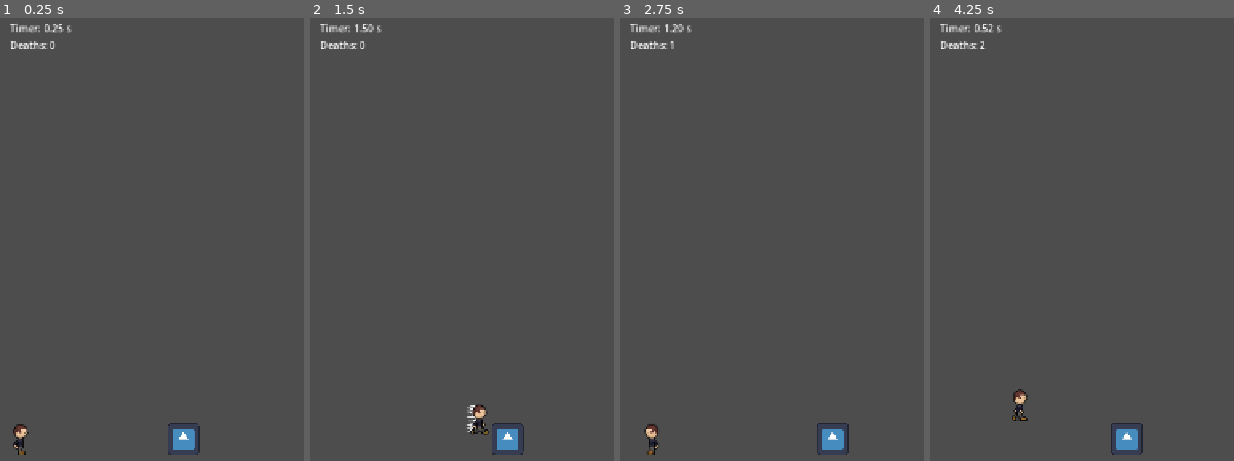
Above: before the commit, frames 1-4 (left to right).
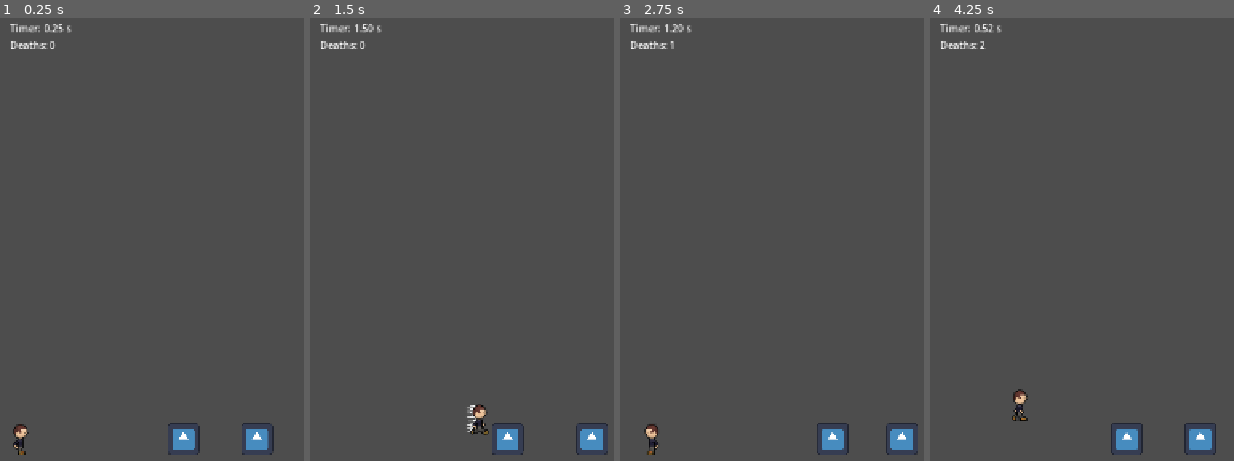
Above: after the commit, the same moments.

Repository: Maxington20/celeste-clone
Game: Godot game, scene res://scenes/levels/level_01.tscn
The game is run twice, just before and just after one commit, with the same random seed, the same clock (stepped at 60 frames per second) and the same inputs. The project has no main scene, so this scene is started directly. The engine's default icon, where the game draws it, is replaced by a stand-in: a white triangle on a blue panel in a dark square.
Inputs:
- Up to frame 1 (0.25 s): no input
- Up to frame 2 (1.5 s): hold D (move_right) from 0.53 s (still down); tap Shift (dash) at 0.6, 1.35 s; tap Space (jump) at 0.77 s
- Up to frame 3 (2.75 s): tap Space (jump) at 1.52 s; release D (move_right) at 2.03 s; hold A (move_left) from 2.03 s (still down); tap Shift (dash) at 2.1 s
- Up to frame 4 (4.25 s): release A (move_left) at 2.78 s; hold D (move_right) from 2.78 s (still down); tap Shift (dash) at 2.85, 3.6 s; tap Space (jump) at 3.02, 3.77 s

The runs differ from the first frame. In frame 1, 0.4% of the frame differs, in the area x 79-91%, y 91-99%; in frame 2, 0.4%; in frame 3, 0.4%; in frame 4, 0.5%, in the area x 83-95%, y 91-99%.

Commit message:
enemy replays happening as expected.

Diff:
--- a/project.godot
+++ b/project.godot
@@ -29,6 +29,10 @@
 [dotnet]
 
 project/assembly_name="celeste-clone"
+
+[global_group]
+
+replayable_enemies=""
 
 [input]
 
@@ -65,6 +69,7 @@
 
 2d_physics/layer_1="Player"
 2d_physics/layer_2="Enemy"
+2d_physics/layer_3="Level"
 
 [physics]
 
--- a/scenes/enemies/walker.gd
+++ b/scenes/enemies/walker.gd
@@ -3,6 +3,7 @@
 @export var move_speed := 100.0
 @export var travel_distance := 100.0
 @export var bounce_velocity := -800
+@export var replay_id: int
 
 var direction := 1.0
 var start_position: Vector2
@@ -39,4 +40,5 @@
 
 
 func _on_damage_area_body_entered(body: Node2D) -> void:
-	body.die()
+	if body.has_method("die"):
+		body.die()
--- a/scenes/enemies/walker.tscn
+++ b/scenes/enemies/walker.tscn
@@ -12,8 +12,9 @@
 [sub_resource type="RectangleShape2D" id="RectangleShape2D_mp7tn"]
 size = Vector2(66, 47)
 
-[node name="Walker" type="CharacterBody2D" unique_id=2042954429]
+[node name="Walker" type="CharacterBody2D" unique_id=2042954429 groups=["replayable_enemies"]]
 collision_layer = 2
+collision_mask = 4
 script = ExtResource("1_2jm2j")
 
 [node name="Visuals" type="Node2D" parent="." unique_id=1392326260]
@@ -28,12 +29,14 @@
 shape = SubResource("RectangleShape2D_jvmx5")
 
 [node name="StompArea" type="Area2D" parent="." unique_id=310634744]
+collision_layer = 2
 
 [node name="CollisionShape2D" type="CollisionShape2D" parent="StompArea" unique_id=1311437929]
 position = Vector2(0, -29.5)
 shape = SubResource("RectangleShape2D_ljn2g")
 
 [node name="DamageArea" type="Area2D" parent="." unique_id=196719948]
+collision_layer = 2
 
 [node name="CollisionShape2D" type="CollisionShape2D" parent="DamageArea" unique_id=1734203169]
 position = Vector2(0, -2.5)
--- a/scenes/levels/level.gd
+++ b/scenes/levels/level.gd
@@ -1,6 +1,7 @@
 extends Node2D
 
 const GHOST_REPLAY_SCENE := preload("res://scenes/replays/ghost_replay.tscn")
+const ENEMY_REPLAY_SCENE := preload("res://scenes/replays/enemy_ghost.tscn")
 
 @export var level_id: int = 0
 
@@ -12,10 +13,15 @@
 
 var replay_elapsed_time := 0.0
 var is_replay_active := false
+var replayable_enemies: Array[Node] = []
 
 
 func _ready() -> void:
 
+	# get the replay enemies group
+	replayable_enemies = get_tree().get_nodes_in_group("replayable_enemies")
+
+	# get the camera limits based on the level's camera bounds
 	camera.limit_left = int(camera_bounds.position.x)
 	camera.limit_right = int(camera_bounds.position.x + camera_bounds.size.x)
 	camera.limit_top = int(camera_bounds.position.y)
@@ -35,6 +41,11 @@
 
 	if RunHistory.is_run_active:
 		RunHistory.record_frame(player.global_position, player.animated_sprite.animation)
+
+		for enemy in replayable_enemies:
+			if is_instance_valid(enemy):
+				RunHistory.record_enemey_frame(enemy.replay_id, enemy.global_position, &"")
+
 		death_count_label.text =  "Deaths: " + str(RunHistory.level_death_count)
 
 	if is_replay_active:
@@ -51,6 +62,15 @@
 
 
 func _on_end_level_door_exit_to_next_level(body: Node2D) -> void:
+
+	for enemy_id in RunHistory.current_enemy_runs:
+		print(
+			"Enemy ", enemy_id,
+			": ",
+			RunHistory.current_enemy_runs[enemy_id].size(),
+			" frames"
+		)
+
 	GameProgress.submit_level_result(level_id, RunHistory.run_elapsed_time,RunHistory.level_death_count, RunHistory.current_run)
 	RunHistory.complete_run()
 
@@ -58,6 +78,8 @@
 	var level_record = GameProgress.get_level_record(level_id)
 
 	player.visible = false
+
+	hide_replayable_enemies()
 
 	replay_elapsed_time = 0.0
 	is_replay_active = true
@@ -69,16 +91,32 @@
 	for run in RunHistory.failed_runs:
 		var ghost = GHOST_REPLAY_SCENE.instantiate()
 		$Ghosts.add_child(ghost)
-		ghost.setup(run)
+		ghost.setup(run.player_frames)
+
+		for enemy_id in run.enemy_frames:
+			var enemy_ghost = ENEMY_REPLAY_SCENE.instantiate()
+			$Ghosts.add_child(enemy_ghost)
+			enemy_ghost.setup(run.enemy_frames[enemy_id])
 
 
-	if !RunHistory.successful_run.is_empty():
+	if RunHistory.successful_run:
 		var ghost = GHOST_REPLAY_SCENE.instantiate()
 		$Ghosts.add_child(ghost)
-		ghost.setup(RunHistory.successful_run, true)
+		ghost.setup(RunHistory.successful_run.player_frames, true)
 		ghost.replay_finished.connect(_on_successful_replay_finished)
 		camera.set_target(ghost)
 
+		for enemy_id in RunHistory.successful_run.enemy_frames:
+			var enemy_ghost = ENEMY_REPLAY_SCENE.instantiate()
+			$Ghosts.add_child(enemy_ghost)
+			enemy_ghost.setup(RunHistory.successful_run.enemy_frames[enemy_id])
+
+
+
+func hide_replayable_enemies() -> void:
+	for enemy in replayable_enemies:
+		if is_instance_valid(enemy):
+			enemy.visible = false
 
 
 func _on_successful_replay_finished() -> void:
--- a/scenes/levels/level_01.tscn
+++ b/scenes/levels/level_01.tscn
@@ -51,7 +51,8 @@
 debug_color = Color(0.3372549, 0.25882354, 0.18039216, 1)
 
 [node name="RightWall2" type="StaticBody2D" parent="Geometry" parent_id_path=PackedInt32Array(982877691) index="3" unique_id=1274667192]
-position = Vector2(-637, -209)
+position = Vector2(-643, -209)
+collision_layer = 4
 
 [node name="CollisionShape2D" type="CollisionShape2D" parent="Geometry/RightWall2" index="0" unique_id=1247634327]
 position = Vector2(189, 530)
@@ -64,4 +65,8 @@
 [node name="Walker" parent="Enemies" parent_id_path=PackedInt32Array(1830744566) index="0" unique_id=2042954429 instance=ExtResource("3_2djvx")]
 position = Vector2(-718, 560)
 
+[node name="Walker2" parent="Enemies" parent_id_path=PackedInt32Array(1830744566) index="1" unique_id=813324896 instance=ExtResource("3_2djvx")]
+position = Vector2(-571, 560)
+replay_id = 1
+
 [connection signal="body_hit_hazard" from="Hazards/Hazard2" to="." method="_on_hazard_body_hit_hazard"]
--- a/scenes/player/player.tscn
+++ b/scenes/player/player.tscn
@@ -167,6 +167,7 @@
 
 [node name="Player" type="CharacterBody2D" unique_id=114236942]
 scale = Vector2(2, 2)
+collision_mask = 5
 script = ExtResource("1_dovo2")
 
 [node name="AnimatedSprite2D" type="AnimatedSprite2D" parent="." unique_id=71310545]
--- /dev/null
+++ b/scenes/replays/enemy_ghost.gd
@@ -0,0 +1,26 @@
+extends Node2D
+
+var frames: Array[ReplayFrame] = []
+var frame_index := 0
+
+
+func setup(run_frames: Array[ReplayFrame]) -> void:
+	frames = run_frames.duplicate()
+
+	frame_index = 0
+
+	if !frames.is_empty():
+		global_position = frames[0].position
+
+
+func _physics_process(_delta: float) -> void:
+
+	if frame_index >= frames.size():
+		queue_free()
+		return
+
+	var replay_frame := frames[frame_index]
+
+	global_position = replay_frame.position
+
+	frame_index += 1
--- /dev/null
+++ b/scenes/replays/enemy_ghost.tscn
@@ -0,0 +1,11 @@
+[gd_scene format=3 uid="uid://cssa3qgwi76ve"]
+
+[ext_resource type="Script" uid="uid://diq614vluhj48" path="res://scenes/replays/enemy_ghost.gd" id="1_tyfoc"]
+[ext_resource type="Texture2D" uid="uid://6w623kfplqu6" path="res://icon.svg" id="2_rjaaw"]
+
+[node name="EnemyGhost" type="Node2D" unique_id=1102758254]
+script = ExtResource("1_tyfoc")
+
+[node name="Sprite2D" type="Sprite2D" parent="." unique_id=72057722]
+scale = Vector2(0.5, 0.5)
+texture = ExtResource("2_rjaaw")
--- a/scripts/run_history.gd
+++ b/scripts/run_history.gd
@@ -1,8 +1,9 @@
 extends Node
 
-var failed_runs: Array[Array] = []
-var successful_run: Array[ReplayFrame] = []
+var failed_runs: Array[RunRecording] = []
+var successful_run: RunRecording
 var current_run: Array[ReplayFrame] = []
+var current_enemy_runs: Dictionary[int, Array ]= {}
 var level_death_count := 0
 var run_elapsed_time := 0.00
 var is_run_active := false
@@ -21,19 +22,39 @@
 		ReplayFrame.new(position, animation)
 	)
 
+func record_enemey_frame(id: int, position: Vector2, _animation: StringName) -> void:
+	if !current_enemy_runs.has(id):
+		var frames: Array[ReplayFrame] = []
+		current_enemy_runs[id] = frames
+
+	current_enemy_runs[id].append(
+		ReplayFrame.new(position, _animation)
+	)
 
 func fail_run() -> void:
 	is_run_active = false
 	level_death_count += 1
 	run_elapsed_time = 0
-	failed_runs.append(current_run.duplicate())
+
+	var recording := RunRecording.new()
+	recording.player_frames = current_run.duplicate()
+	recording.enemy_frames = current_enemy_runs.duplicate()
+
+	failed_runs.append(recording)
 	current_run.clear()
+	current_enemy_runs.clear()
 
 
 func complete_run() -> void:
 	is_run_active = false
-	successful_run = current_run.duplicate()
+
+	var run := RunRecording.new()
+	run.player_frames = current_run.duplicate()
+	run.enemy_frames = current_enemy_runs.duplicate()
+
+	successful_run = run
 	current_run.clear()
+	current_enemy_runs.clear()
 
 
 func clear_history() -> void:
--- /dev/null
+++ b/scripts/run_recording.gd
@@ -0,0 +1,6 @@
+extends RefCounted
+class_name RunRecording
+
+
+var player_frames: Array[ReplayFrame] = []
+var enemy_frames: Dictionary[int, Array] = {}
Not shown, added: scenes/replays/enemy_ghost.gd.uid
Not shown, added: scripts/run_recording.gd.uid
